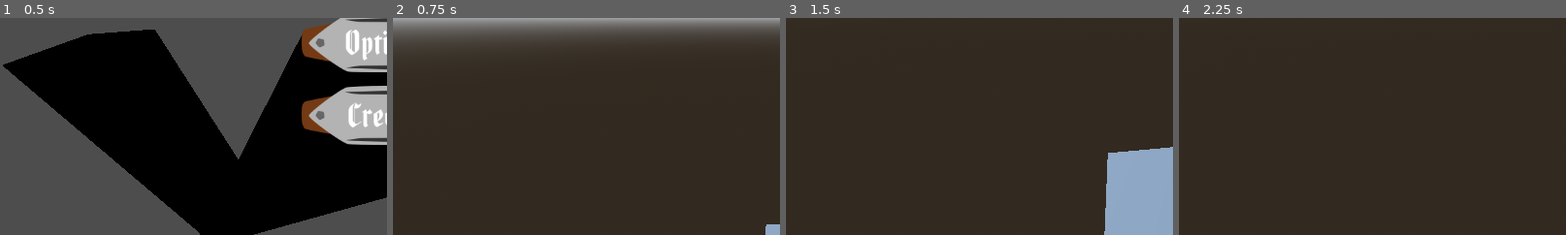
Above: before the commit, frames 1-4 (left to right).
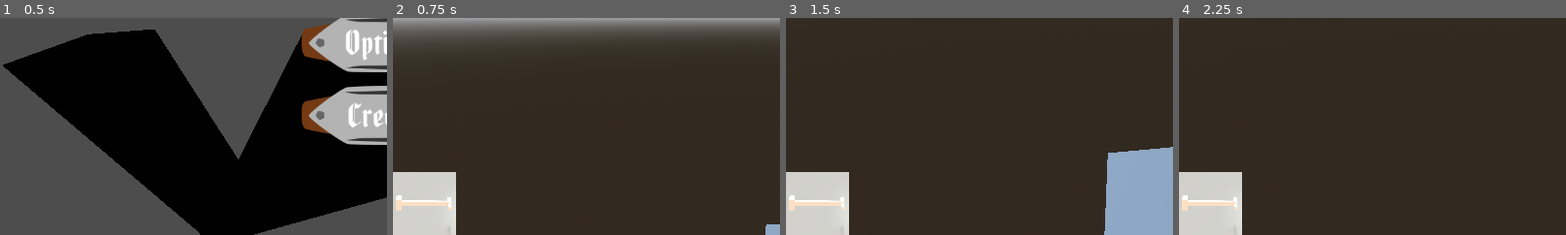
Above: after the commit, the same moments.

Repository: CodeyWinslow/brackeys_2025_1
Game: Godot game, scene res://scenes/start_scene.tscn
The game is run twice, just before and just after one commit, with the same random seed, the same clock (stepped at 60 frames per second) and the same inputs.
Inputs (mouse positions are % of the whole screen's width and height, from its top left):
- Up to frame 1 (0.5 s): no input
- Up to frame 2 (0.75 s): click "Play" at 0.5 s
- Up to frame 3 (1.5 s): tap Enter at 1.25 s; move the mouse to (55, 50) at 1.27 s; press the mouse at (55, 50) at 1.28 s; hold Up from 1.28 s (still down)
- Up to frame 4 (2.25 s): keep holding Up; tap Space at 2 s; move the mouse to (45, 50) at 2.02 s; release the mouse at (45, 50) at 2.03 s; right-click (45, 50) at 2.1 s
The pictures show only the part of the screen within x 0-50%, y 50-100%; the shares and areas given below are measured in that part.

Frame 1 is identical in both runs. In frame 2, 4.7% of the frame differs, in the area x 0-17%, y 70-100%; in frame 3, 4.7%; in frame 4, 4.7%.

Commit message:
bolts to hud

Diff:
--- /dev/null
+++ b/godot/brackeyssnipergame/prefabs/GUI/hud.tscn
@@ -0,0 +1,69 @@
+[gd_scene load_steps=4 format=3 uid="uid://bcnjlp2j2hry0"]
+
+[ext_resource type="Script" path="res://scripts/GUI/hud.gd" id="1_vl6sq"]
+[ext_resource type="Resource" uid="uid://lk1fd3hp0vm6" path="res://resources/bolts/release_bolt_config.tres" id="2_st5u0"]
+[ext_resource type="Texture2D" uid="uid://b8m44jalstqwr" path="res://assets/textures/crosshair.png" id="3_mdwmi"]
+
+[node name="HUD" type="Control" node_paths=PackedStringArray("chaos_meter", "scope_overlay", "bolt_image_texture")]
+layout_mode = 3
+anchors_preset = 15
+anchor_right = 1.0
+anchor_bottom = 1.0
+grow_horizontal = 2
+grow_vertical = 2
+mouse_filter = 2
+script = ExtResource("1_vl6sq")
+chaos_meter = NodePath("ProgressBar")
+scope_overlay = NodePath("Scope")
+bolt_config = ExtResource("2_st5u0")
+bolt_image_texture = NodePath("BoltInfo/HBoxContainer/BoltImage")
+
+[node name="ProgressBar" type="ProgressBar" parent="."]
+custom_minimum_size = Vector2(450, 50)
+layout_mode = 1
+anchors_preset = 1
+anchor_left = 1.0
+anchor_right = 1.0
+offset_left = -296.0
+offset_top = 36.0
+offset_right = -46.0
+offset_bottom = 86.0
+grow_horizontal = 0
+mouse_filter = 2
+show_percentage = false
+
+[node name="Scope" type="Control" parent="."]
+layout_mode = 1
+anchors_preset = 15
+anchor_right = 1.0
+anchor_bottom = 1.0
+grow_horizontal = 2
+grow_vertical = 2
+mouse_filter = 2
+
+[node name="TextureRect" type="TextureRect" parent="Scope"]
+layout_mode = 1
+anchors_preset = 15
+anchor_right = 1.0
+anchor_bottom = 1.0
+grow_horizontal = 2
+grow_vertical = 2
+texture = ExtResource("3_mdwmi")
+expand_mode = 4
+stretch_mode = 5
+
+[node name="BoltInfo" type="MarginContainer" parent="."]
+layout_mode = 1
+anchors_preset = 2
+anchor_top = 1.0
+anchor_bottom = 1.0
+offset_top = -94.0
+offset_right = 215.0
+grow_vertical = 0
+
+[node name="HBoxContainer" type="HBoxContainer" parent="BoltInfo"]
+layout_mode = 2
+
+[node name="BoltImage" type="TextureRect" parent="BoltInfo/HBoxContainer"]
+layout_mode = 2
+expand_mode = 2
--- /dev/null
+++ b/godot/brackeyssnipergame/resources/bolts/base_bolt.tres
@@ -0,0 +1,12 @@
+[gd_resource type="Resource" script_class="BoltDefinition" load_steps=4 format=3 uid="uid://bcn2c6ax321h2"]
+
+[ext_resource type="Script" path="res://scripts/resources/bolts/res_bolt_definition.gd" id="1_20st0"]
+[ext_resource type="Texture2D" uid="uid://djo0k0rtoxjit" path="res://assets/textures/bolt_image.png" id="1_n7lrm"]
+[ext_resource type="PackedScene" uid="uid://cohu2xaawvkw3" path="res://prefabs/arrows/arrow_base.tscn" id="2_0fusq"]
+
+[resource]
+script = ExtResource("1_20st0")
+name = "Bolt"
+hud_image = ExtResource("1_n7lrm")
+launched_scene = ExtResource("2_0fusq")
+starting_amount = -1
--- /dev/null
+++ b/godot/brackeyssnipergame/resources/bolts/release_bolt_config.tres
@@ -0,0 +1,9 @@
+[gd_resource type="Resource" script_class="BoltConfig" load_steps=4 format=3 uid="uid://lk1fd3hp0vm6"]
+
+[ext_resource type="Script" path="res://scripts/resources/bolts/res_bolt_config.gd" id="1_nhm8n"]
+[ext_resource type="Script" path="res://scripts/resources/bolts/res_bolt_definition.gd" id="1_ys3sp"]
+[ext_resource type="Resource" uid="uid://bcn2c6ax321h2" path="res://resources/bolts/base_bolt.tres" id="2_3d6no"]
+
+[resource]
+script = ExtResource("1_nhm8n")
+bolts = Array[ExtResource("1_ys3sp")]([ExtResource("2_3d6no")])
--- a/godot/brackeyssnipergame/scenes/stages/wedding_stage.tscn
+++ b/godot/brackeyssnipergame/scenes/stages/wedding_stage.tscn
@@ -1,8 +1,7 @@
-[gd_scene load_steps=8 format=3 uid="uid://bxi3joe7riqat"]
+[gd_scene load_steps=7 format=3 uid="uid://bxi3joe7riqat"]
 
 [ext_resource type="PackedScene" uid="uid://jxsemljcrvni" path="res://prefabs/director.tscn" id="1_uvbfl"]
-[ext_resource type="Script" path="res://scripts/GUI/hud.gd" id="2_skfys"]
-[ext_resource type="Texture2D" uid="uid://b8m44jalstqwr" path="res://assets/textures/crosshair.png" id="3_lj7vg"]
+[ext_resource type="PackedScene" uid="uid://bcnjlp2j2hry0" path="res://prefabs/GUI/hud.tscn" id="2_olj24"]
 
 [sub_resource type="StandardMaterial3D" id="StandardMaterial3D_hoyb3"]
 albedo_color = Color(0.295867, 0.295866, 0.295866, 1)
@@ -51,48 +50,4 @@
 [node name="Director" parent="." node_paths=PackedStringArray("player_anchors") instance=ExtResource("1_uvbfl")]
 player_anchors = [NodePath("../PlayerAnchors/PlayerAnchor1")]
 
-[node name="HUD" type="Control" parent="." node_paths=PackedStringArray("chaos_meter", "scope_overlay")]
-layout_mode = 3
-anchors_preset = 15
-anchor_right = 1.0
-anchor_bottom = 1.0
-grow_horizontal = 2
-grow_vertical = 2
-mouse_filter = 2
-script = ExtResource("2_skfys")
-chaos_meter = NodePath("ProgressBar")
-scope_overlay = NodePath("Scope")
-
-[node name="ProgressBar" type="ProgressBar" parent="HUD"]
-custom_minimum_size = Vector2(450, 50)
-layout_mode = 1
-anchors_preset = 1
-anchor_left = 1.0
-anchor_right = 1.0
-offset_left = -296.0
-offset_top = 36.0
-offset_right = -46.0
-offset_bottom = 86.0
-grow_horizontal = 0
-mouse_filter = 2
-show_percentage = false
-
-[node name="Scope" type="Control" parent="HUD"]
-layout_mode = 1
-anchors_preset = 15
-anchor_right = 1.0
-anchor_bottom = 1.0
-grow_horizontal = 2
-grow_vertical = 2
-mouse_filter = 2
-
-[node name="TextureRect" type="TextureRect" parent="HUD/Scope"]
-layout_mode = 1
-anchors_preset = 15
-anchor_right = 1.0
-anchor_bottom = 1.0
-grow_horizontal = 2
-grow_vertical = 2
-texture = ExtResource("3_lj7vg")
-expand_mode = 4
-stretch_mode = 5
+[node name="HUD" parent="." instance=ExtResource("2_olj24")]
--- a/godot/brackeyssnipergame/scenes/start_scene.tscn
+++ b/godot/brackeyssnipergame/scenes/start_scene.tscn
@@ -1,7 +1,7 @@
 [gd_scene load_steps=4 format=3 uid="uid://cotilti8uvxif"]
 
 [ext_resource type="PackedScene" uid="uid://bt3cr534gm5ah" path="res://scenes/GUI/main_menu.tscn" id="1_is85g"]
-[ext_resource type="Script" path="res://scenes/start_scene.gd" id="1_nddwb"]
+[ext_resource type="Script" path="res://scripts/start_scene.gd" id="1_nddwb"]
 [ext_resource type="PackedScene" uid="uid://cwbou5otgers8" path="res://prefabs/temp_castle.tscn" id="2_relrn"]
 
 [node name="StartScene" type="Node3D" node_paths=PackedStringArray("castle_asset")]
--- a/godot/brackeyssnipergame/scripts/GUI/hud.gd
+++ b/godot/brackeyssnipergame/scripts/GUI/hud.gd
@@ -3,15 +3,19 @@
 
 @export var chaos_meter : ProgressBar
 @export var scope_overlay : Control
+@export var bolt_config : BoltConfig
+@export var bolt_image_texture : TextureRect
 
 var chaos_system : ChaosSystem
 var player : Player
+var bolt_index : int = 0
 
 func _ready():
 	chaos_system = GameManager.game_director.chaos_system
 	player = GameManager.game_director.get_player()
 	_register_signals()
 	_init_state()
+	_set_bolt_info()
 
 func _register_signals():
 	chaos_system.chaos_changed.connect(_sig_chaos_changed)
@@ -25,8 +29,16 @@
 	var progress = amount*1.0 / chaos_system.get_chaos_threshold()
 	chaos_meter.value = chaos_meter.max_value * progress
 
+func _set_bolt_info():
+	var bolt_info : BoltDefinition = bolt_config.bolts[bolt_index]
+	bolt_image_texture.texture = bolt_info.hud_image
+
 func _sig_chaos_changed(new_amount : int):
 	_set_chaos(new_amount)
 
 func _sig_zoom_changed(is_zoomed : bool):
 	scope_overlay.visible = is_zoomed
+
+func _sig_bolt_changed(new_bolt_index: int):
+	bolt_index = new_bolt_index
+	_set_bolt_info()
--- /dev/null
+++ b/godot/brackeyssnipergame/scripts/resources/bolts/res_bolt_config.gd
@@ -0,0 +1,4 @@
+extends Resource
+class_name BoltConfig
+
+@export var bolts : Array[BoltDefinition]
--- /dev/null
+++ b/godot/brackeyssnipergame/scripts/resources/bolts/res_bolt_definition.gd
@@ -0,0 +1,7 @@
+extends Resource
+class_name BoltDefinition
+
+@export var name : String
+@export var hud_image : Texture
+@export var launched_scene : PackedScene
+@export var starting_amount : int
Binary file added: godot/brackeyssnipergame/assets/textures/bolt_image.png
Not shown, added: godot/brackeyssnipergame/assets/textures/bolt_image.png.import
Renamed: godot/brackeyssnipergame/scenes/start_scene.gd -> godot/brackeyssnipergame/scripts/start_scene.gd
